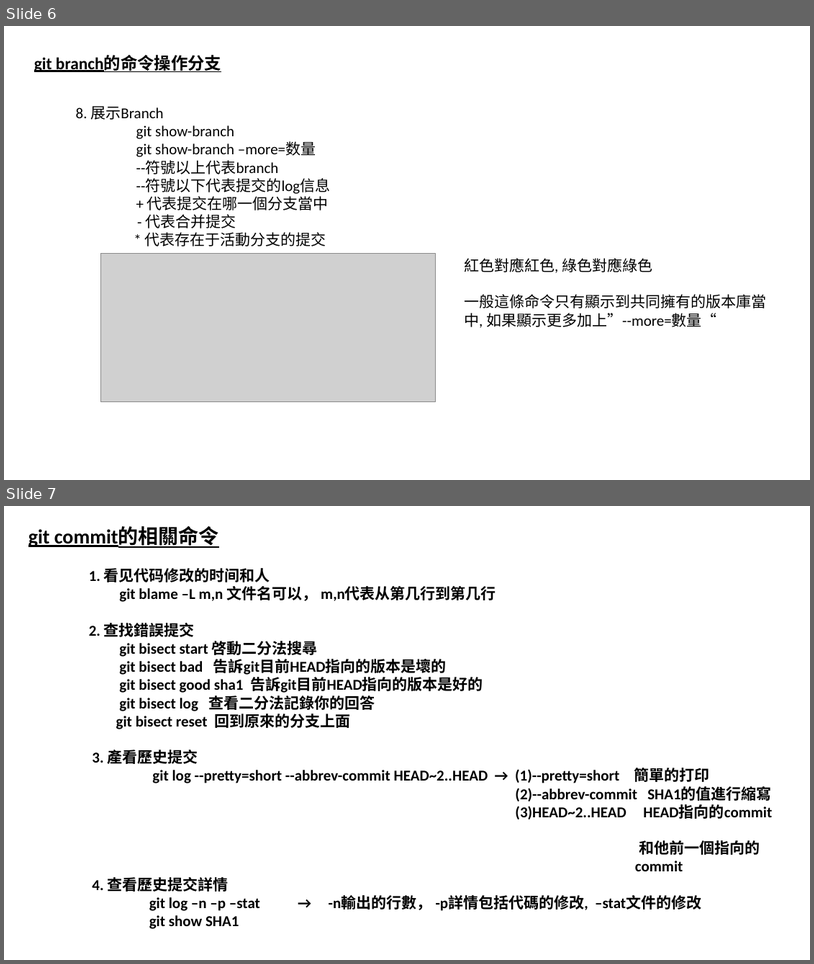
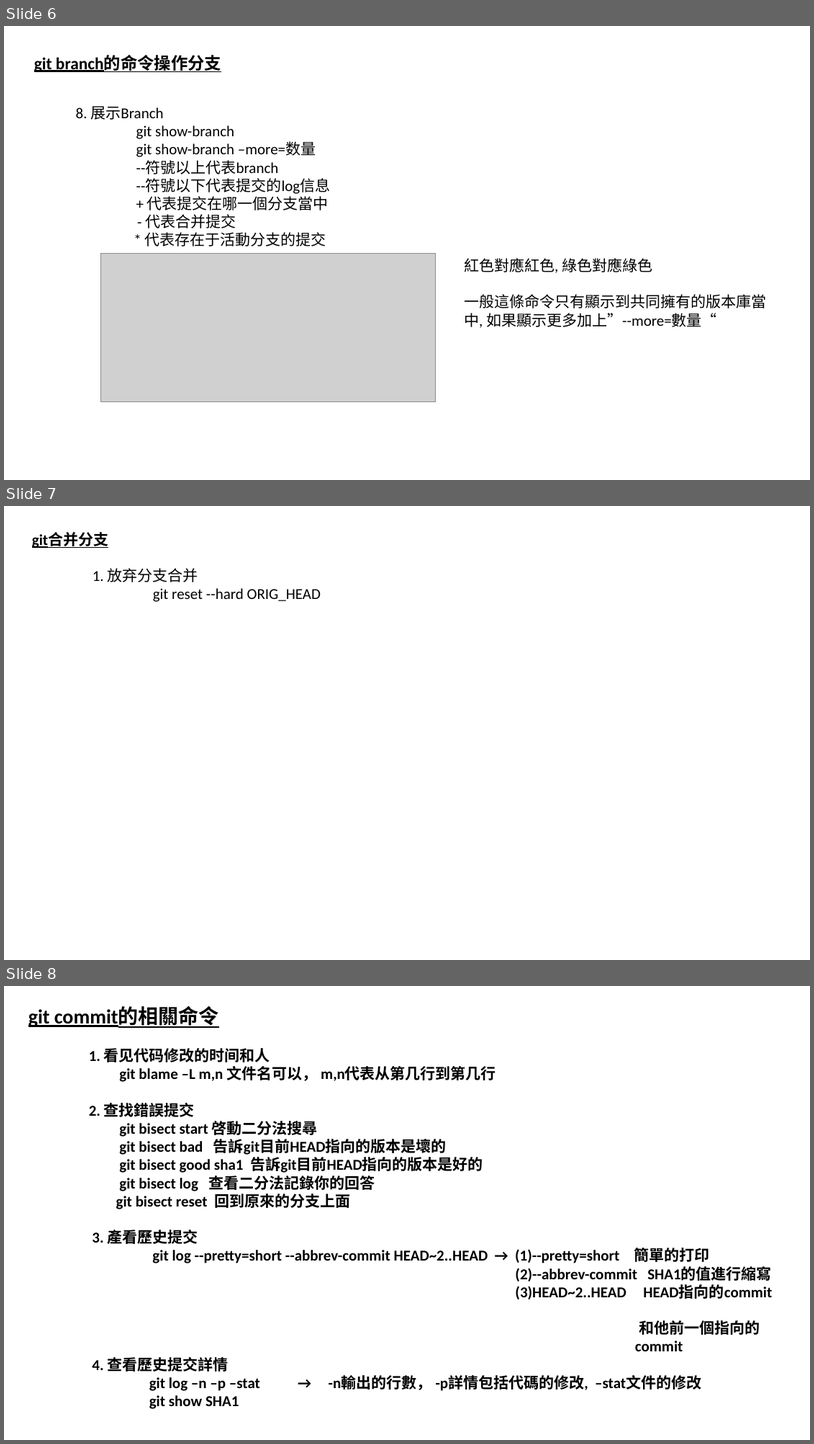
Before and after one commit to luchaojun/ChaojunStudy, a slide deck: GitStudy/GitStudy.pptx. Shown one above the other, each under a label of ours: slides 6 and 7 before the commit, slides 6, 7 and 8 after it. The pictures are 814x964 and 814x1444 pixels, drawn with LibreOffice and Linux fonts; fonts in the diff are those of the drawing; grey boxes stand for pictures. Boxes give left, top, right and bottom in pixels: in the first picture for what was removed or moved away, otherwise in the second. Text is boxed around its words. In the diff, an @@ line names an element or a change of style, - is before the commit and + after.

```diff
--- a/GitStudy/GitStudy.pptx
+++ b/GitStudy/GitStudy.pptx
@@ slide 7 added at (x1=4, y1=506, x2=810, y2=960), background #FFFFFF @@
@@ text added at (x1=32, y1=532, x2=321, y2=602), 18 pt, text #000000 @@
+git合并分支
+1. 放弃分支合并
+git reset --hard ORIG_HEAD
@@ what was slide 7 is now slide 8 @@
```
Also in this commit, not shown: 1 other slide added.
